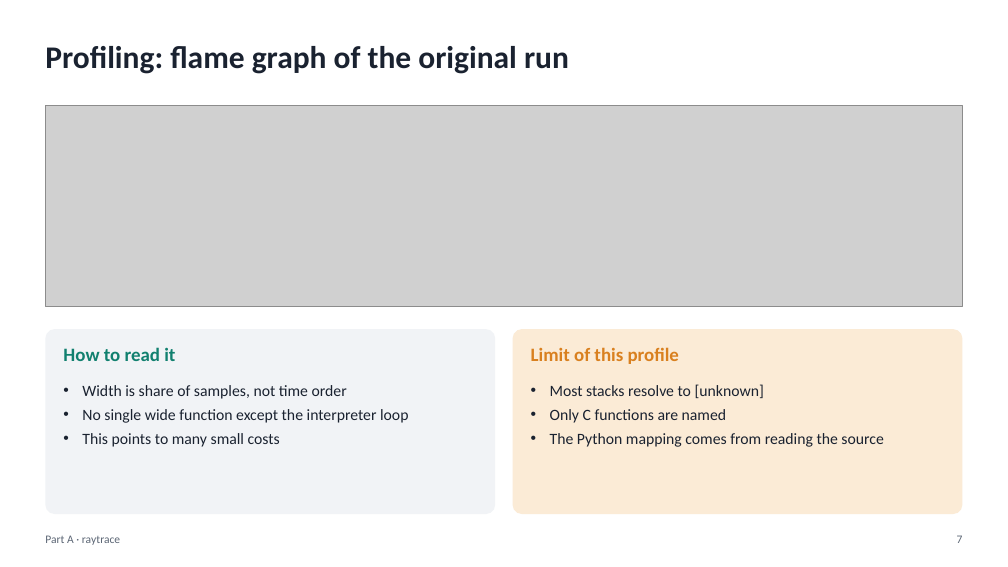
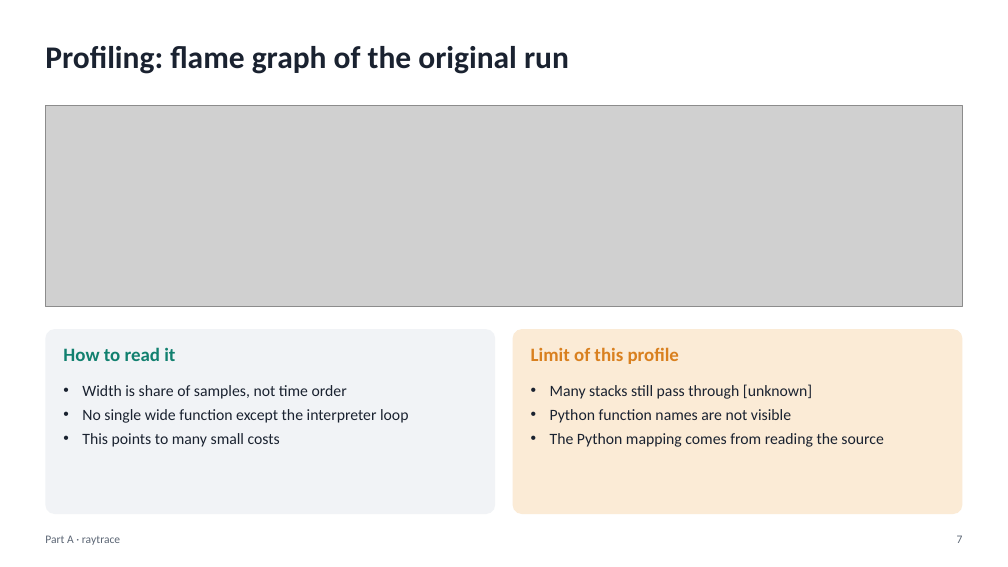
Before and after one commit to muhameedm/hw-sw-codesign-project, a slide deck: slide 7 of presentation/presentation.pptx. Drawn at 1008x567 pixels with LibreOffice and Linux fonts; fonts in the diff are those of the drawing; grey boxes stand for pictures. Boxes give left, top, right and bottom in pixels: in the first picture for what was removed or moved away, otherwise in the second. Text is boxed around its words. In the diff, an @@ line names an element or a change of style, - is before the commit and + after.

Commit message:
Update the presentation with the final measurements
Use the python3-dbg profiles and the host measurement of f.

```diff
--- a/presentation/presentation.pptx
+++ b/presentation/presentation.pptx
@@ text at [550, 384, 812, 423]: text changed @@
-• Most stacks resolve to [unknown]
-• Only C functions are named
+• Many stacks still pass through [unknown]
+• Python function names are not visible
```
Also in this commit, not shown: 10 other slides changed, 5 other files.
